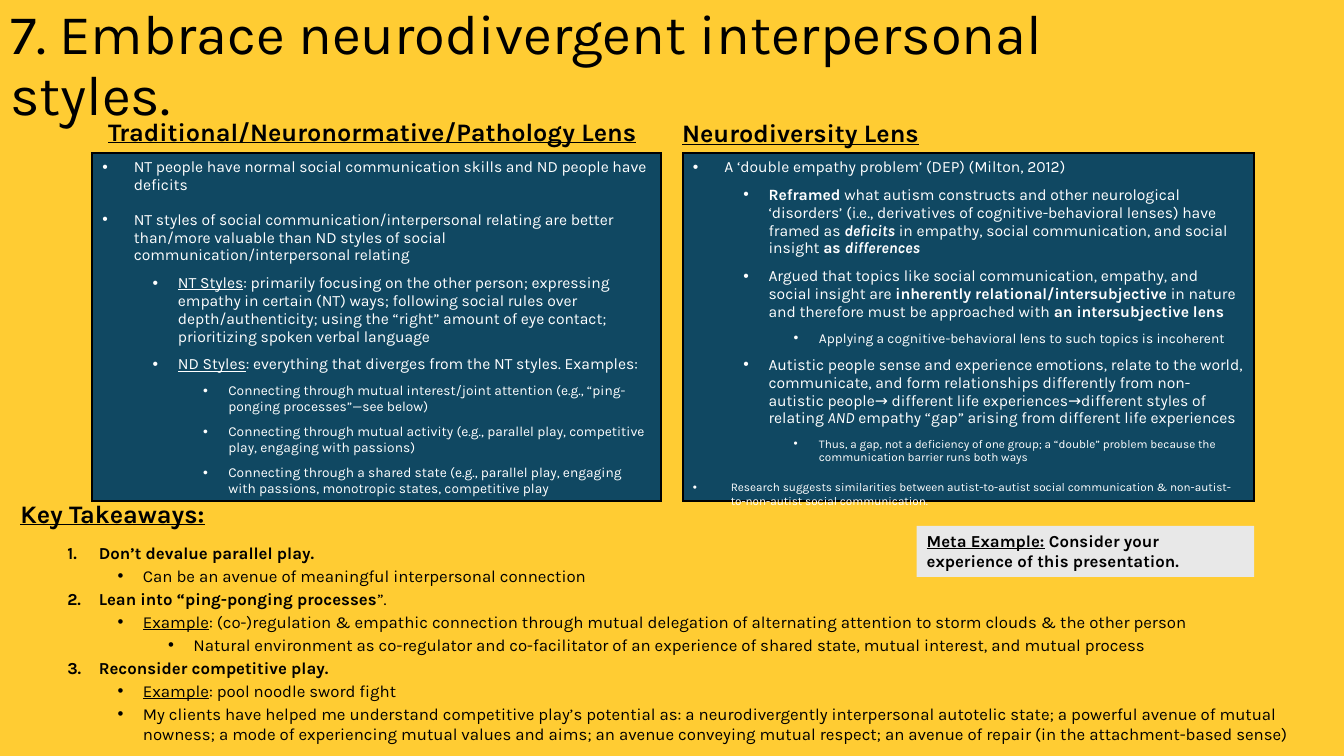
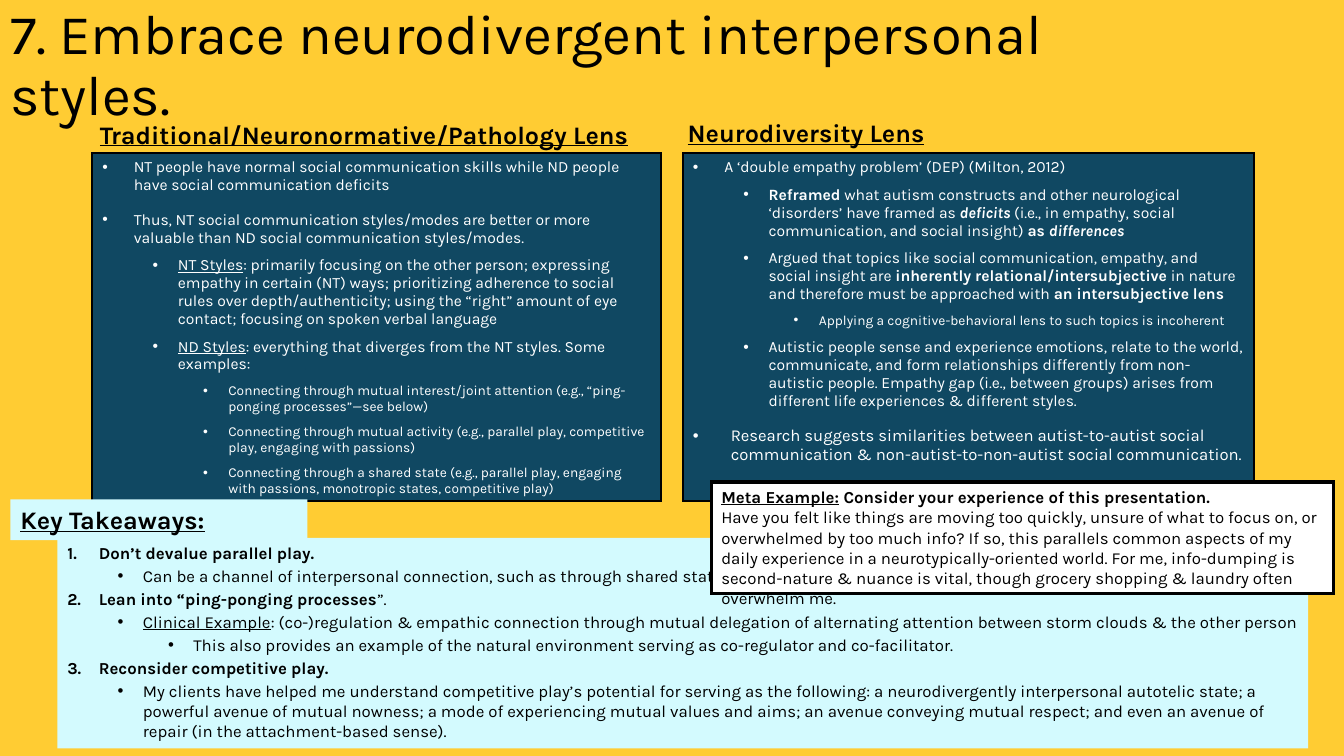
Before and after one commit to gurumojo/presentation-archive, a slide deck: slide 23 of archive/kb/capstone-slides.pptx. Drawn at 1344x756 pixels with LibreOffice and Linux fonts; fonts in the diff are those of the drawing. Boxes give left, top, right and bottom in pixels: in the first picture for what was removed or moved away, otherwise in the second. Text is boxed around its words. In the diff, an @@ line names an element or a change of style, - is before the commit and + after.

Commit message:
latest for KB

```diff
--- a/archive/kb/capstone-slides.pptx
+++ b/archive/kb/capstone-slides.pptx
@@ text "Traditional/Neuronormative/Pathology Lens": place and size @@
-text "Traditional/Neuronormative/Pathology Lens" at bbox=[108, 122, 636, 147]
+text "Traditional/Neuronormative/Pathology Lens" at bbox=[100, 125, 628, 150]
@@ text "Neurodiversity Lens": place and size @@
-text "Neurodiversity Lens" at bbox=[682, 124, 919, 149]
+text "Neurodiversity Lens" at bbox=[688, 124, 925, 149]
@@ text at bbox=[134, 161, 619, 373]: text changed @@
-• NT people have normal social communication skills and ND people have deficits
-• NT styles of social communication/interpersonal relating are better than/more valuable than ND styles of social communication/interpersonal relating
-  • NT Styles: primarily focusing on the other person; expressing empathy in certain (NT) ways; following social rules over depth/authenticity; using the “right” amount of eye contact; prioritizing spoken verbal language
-  • ND Styles: everything that diverges from the NT styles. Examples:
+• NT people have normal social communication skills while ND people have social communication deficits
+• Thus, NT social communication styles/modes are better or more valuable than ND social communication styles/modes.
+  • NT Styles: primarily focusing on the other person; expressing empathy in certain (NT) ways; prioritizing adherence to social rules over depth/authenticity; using the “right” amount of eye contact; focusing on spoken verbal language
+  • ND Styles: everything that diverges from the NT styles. Some examples:
@@ text at bbox=[769, 189, 1180, 240]: text changed @@
-  • Reframed what autism constructs and other neurological ‘disorders’ (i.e., derivatives of cognitive-behavioral lenses) have framed as deficits in empathy, social communication, and social insight as differences
+  • Reframed what autism constructs and other neurological ‘disorders’ have framed as deficits (i.e., in empathy, social communication, and social insight) as differences
@@ text at bbox=[769, 341, 1242, 410]: text changed @@
-  • Autistic people sense and experience emotions, relate to the world, communicate, and form relationships differently from non-autistic people→ different life experiences→different styles of relating AND empathy “gap” arising from different life experiences
-    • Thus, a gap, not a deficiency of one group; a “double” problem because the communication barrier runs both ways
+  • Autistic people sense and experience emotions, relate to the world, communicate, and form relationships differently from non-autistic people. Empathy gap (i.e., between groups) arises from different life experiences & different styles.
@@ text at bbox=[731, 429, 1242, 460]: size 8.4 to 11.9 pt in "Research suggests similarities between autist-to-autist soci ..." @@
@@ text at bbox=[228, 467, 622, 497]: text changed @@
-    • Connecting through a shared state (e.g., parallel play, engaging with passions, monotropic states, competitive play
+    • Connecting through a shared state (e.g., parallel play, engaging with passions, monotropic states, competitive play)
@@ rectangle "Key Takeaways:": place and size @@
-rectangle "Key Takeaways:" at bbox=[20, 500, 204, 529]
+rectangle "Key Takeaways:" at bbox=[10, 499, 308, 539]
@@ rectangle "Key Takeaways:" at bbox=[10, 499, 308, 539]: fill none to #D3FAFE @@
@@ rectangle "Meta Example: Consider your experience ...": place and size @@
-rectangle "Meta Example: Consider your experience ..." at bbox=[917, 526, 1254, 577]
+rectangle "Meta Example: Consider your experience ..." at bbox=[712, 482, 1334, 594]
@@ rectangle "Meta Example: Consider your experience ..." at bbox=[712, 482, 1334, 594]: fill #E8E8E8 to #FFFFFF; outline none to #000000 2.25 pt @@
@@ rectangle "Don’t devalue parallel play." at bbox=[57, 538, 1309, 749]: fill none to #D3FAFE @@
@@ rectangle "Don’t devalue parallel play.": place and size @@
-rectangle "Don’t devalue parallel play." at bbox=[99, 547, 1287, 744]
+rectangle "Don’t devalue parallel play." at bbox=[57, 538, 1309, 749]
@@ text in rectangle at bbox=[721, 511, 1317, 604]: paragraph added @@
+Have you felt like things are moving too quickly, unsure of what to focus on, or overwhelmed by too much info? If so, this parallels common aspects of my daily experience in a neurotypically-oriented world. For me, info-dumping is second-nature & nuance is vital, though grocery shopping & laundry often overwhelm me.
@@ text in rectangle at bbox=[143, 567, 731, 587]: text changed @@
-  • Can be an avenue of meaningful interpersonal connection
+  • Can be a channel of interpersonal connection, such as through shared states
@@ text in rectangle at bbox=[143, 616, 1297, 655]: text changed @@
-  • Example: (co-)regulation & empathic connection through mutual delegation of alternating attention to storm clouds & the other person
-    • Natural environment as co-regulator and co-facilitator of an experience of shared state, mutual interest, and mutual process
+  • Clinical Example: (co-)regulation & empathic connection through mutual delegation of alternating attention between storm clouds & the other person
+    • This also provides an example of the natural environment serving as co-regulator and co-facilitator.
@@ text in rectangle at bbox=[143, 685, 1264, 741]: text changed @@
-  • Example: pool noodle sword fight
-  • My clients have helped me understand competitive play’s potential as: a neurodivergently interpersonal autotelic state; a powerful avenue of mutual nowness; a mode of experiencing mutual values and aims; an avenue conveying mutual respect; an avenue of repair (in the attachment-based sense)
+  • My clients have helped me understand competitive play’s potential for serving as the following: a neurodivergently interpersonal autotelic state; a powerful avenue of mutual nowness; a mode of experiencing mutual values and aims; an avenue conveying mutual respect; and even an avenue of repair (in the attachment-based sense).
```
Also in this commit, not shown: 22 other slides changed.
